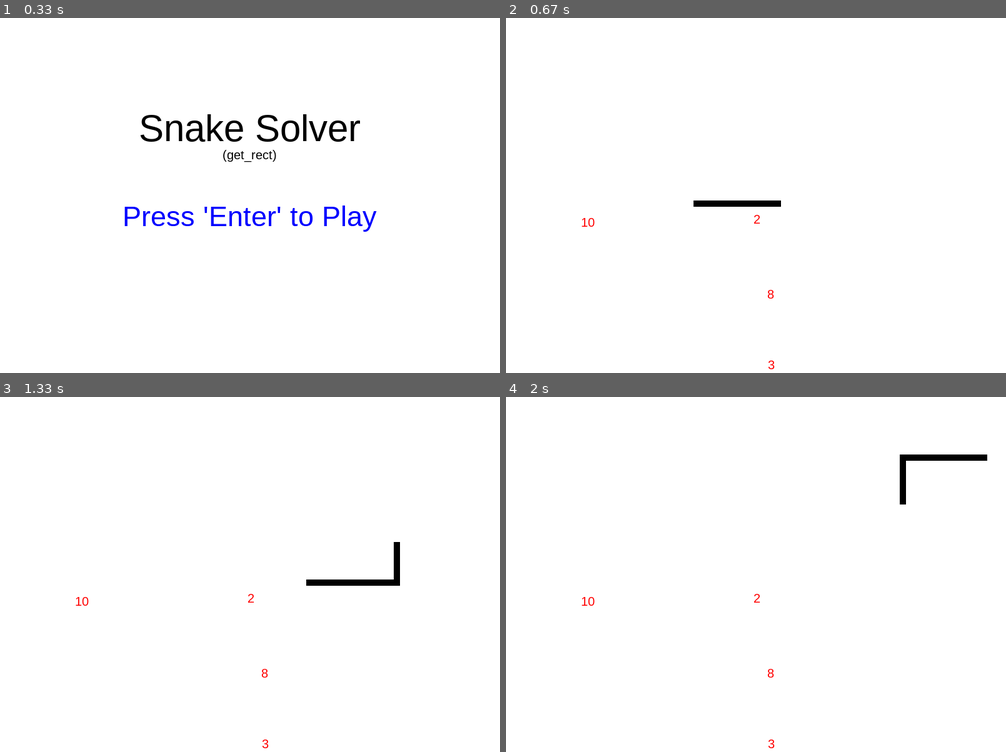
Above: before the commit, frames 1-4 (two rows, left to right).
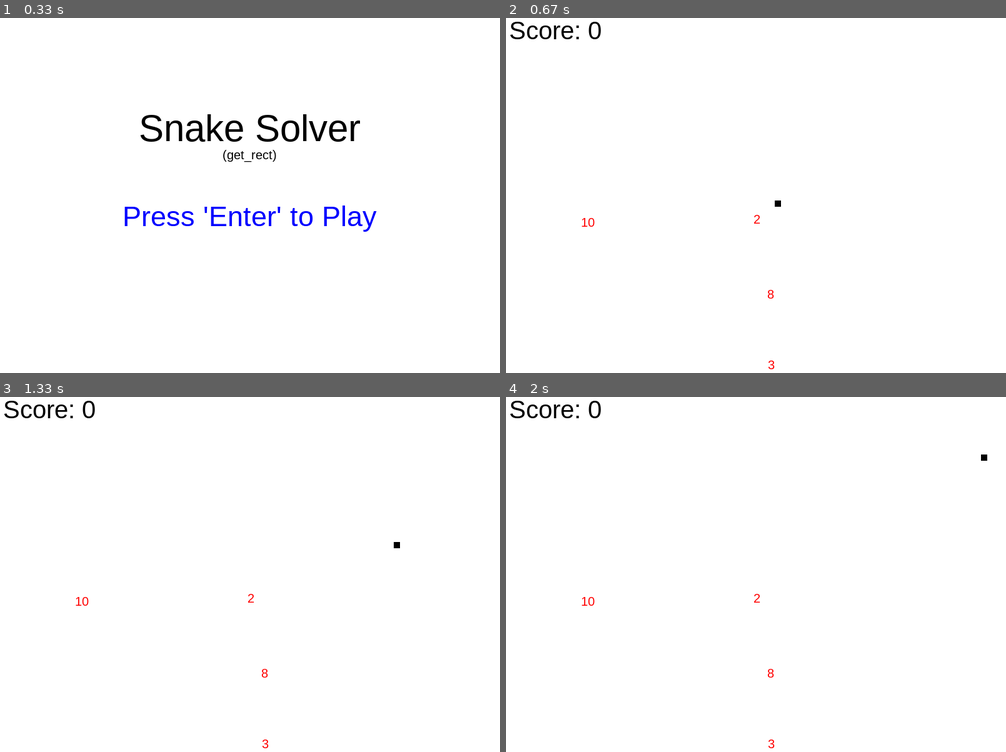
Above: after the commit, the same moments.

Repository: texascloud/gamejam
Game: pygame game, started from menu.py
Two runs of this game, one before a commit and one after it. Both use one fixed random seed, a clock stepped at 60 frames per second and the inputs below.
Inputs:
- Up to frame 1 (0.33 s): no input
- Up to frame 2 (0.67 s): tap Enter at 0.33 s
- Up to frame 3 (1.33 s): hold Up from 1.17 s (still down)
- Up to frame 4 (2 s): release Up at 1.63 s; hold Right from 1.67 s (still down)

Frame 1 is identical in both runs. In frame 2, 0.6% of the frame differs, in the area x 0-54%, y 1-54%; in frame 3, 0.7%, in the area x 0-80%, y 1-54%; in frame 4, 0.7%.

Commit message:
Added score counter

Diff:
--- a/game.py
+++ b/game.py
@@ -22,10 +22,8 @@
 	x_pos = 300
 	y_pos = 300
 	snake = [pygame.Rect(x_pos, y_pos, snakeSize, snakeSize)]
-	for x in range(20):
-		body = pygame.Rect(x_pos, y_pos, snakeSize, snakeSize)
-		snake.append(body)
 
+	score = 0
 	fps = 40
 	font = pygame.font.SysFont('Arial', 30)
 
@@ -43,9 +41,7 @@
 	img_size = 20
 	num_apples = 4
 	rect_object_list = position_generator(num_apples) #list of
-	#applepos = pygame.Rect(  random.randint(0, 590), random.randint(0, 590), snakeSize, snakeSize )
-	appleimage = pygame.Surface((10, 10))
-	appleimage.fill((0, 255, 0))
+
 	#END GRID ITEM VARIABLES
 
 	def gameOver(s): ####################################################### GAME OVER
@@ -54,11 +50,6 @@
 		screen.blit(text, (width/2 -(text_rect.w/2), height/2))
 		pygame.display.update()
 		pygame.time.wait(2000)
-
-		# if s == "self":
-		# 	print "STOP TOUCHING YOURSELF!"
-		# elif s == "wall":
-		# 	print "DON'T TOUCH THAT!"
 
 	while not gameExit:
 		clock.tick(fps)
@@ -118,7 +109,17 @@
 			text = font2.render( str(random_nums[i]), True, red)
 			screen.blit(text, rect_object_list[i])
 
+		for apple in range(len(rect_object_list)):
+			if snake[len(snake)-1].colliderect(rect_object_list[apple]) != 0:
+				body = pygame.Rect(x_pos, y_pos, snakeSize, snakeSize)
+				snake.append(body)
+				score += 1
 
+		scoreFont = pygame.font.SysFont('Arial', 40)
+		scoreFont.set_bold
+		scoreText = scoreFont.render("Score: " + str(score), True, black)
+		scoreText_rect = scoreText.get_rect()
+		screen.blit(scoreText, [5,5])
 		# idx = head.collidelist(snake)
 		# if(idx < 0):
 		# 	print idx
Not shown, added: game.pyc
